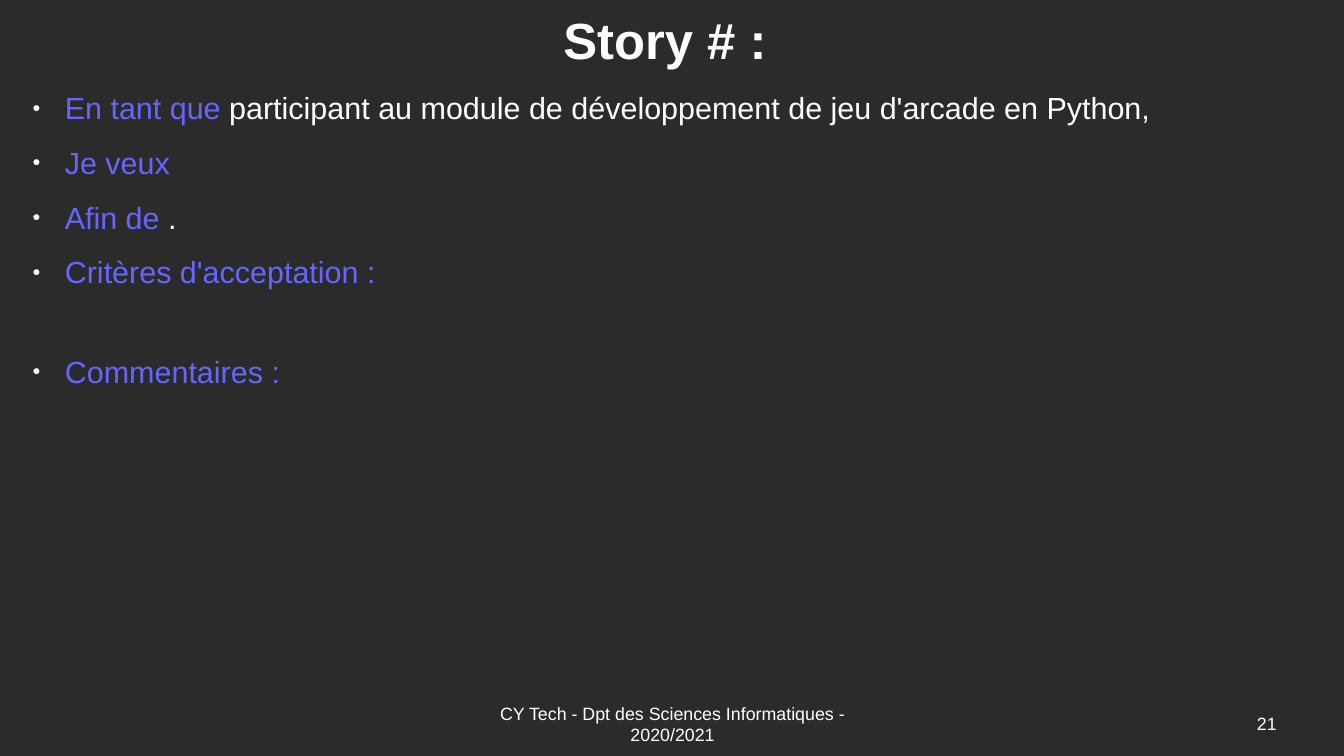
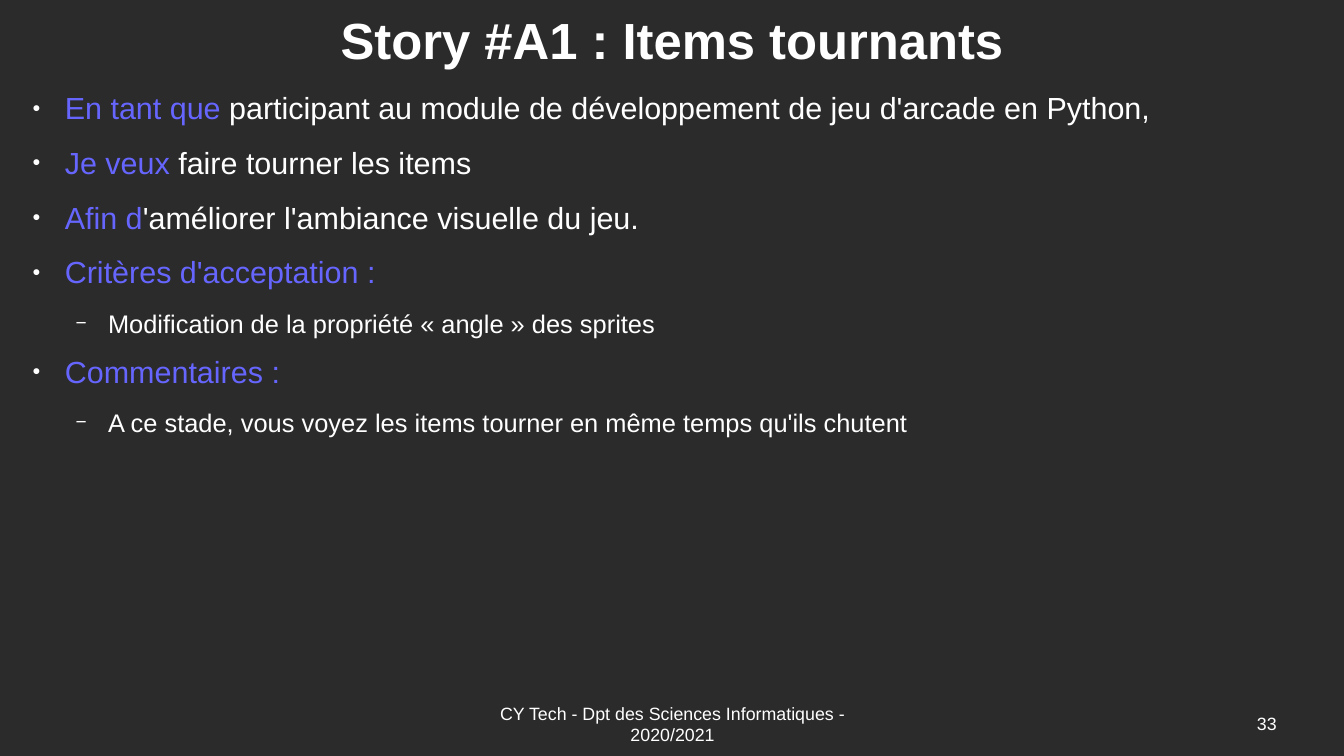
Before and after one commit to Romuald78/pyArcade, a slide deck: slide 33 of doc/UE_Libre_Jeu_Arcade_Stories.odp (slide 21 before the commit). Drawn at 1344x756 pixels with LibreOffice and Linux fonts; fonts in the diff are those of the drawing; background and template pictures are left out; a plain dark background stands for a picture behind light text. Boxes give left, top, right and bottom in pixels: in the first picture for what was removed or moved away, otherwise in the second. Text is boxed around its words. In the diff, an @@ line names an element or a change of style, - is before the commit and + after.

Commit message:
Story Documentation OK

```diff
--- a/doc/UE_Libre_Jeu_Arcade_Stories.odp
+++ b/doc/UE_Libre_Jeu_Arcade_Stories.odp
@@ title at bbox=[341, 23, 1003, 69]: text changed @@
-Story # :
+Story #A1 : Items tournants
@@ text at bbox=[65, 152, 639, 234]: text changed; text colour #6666FF to #FFFFFF @@
-● Je veux
-● Afin de .
+● Je veux faire tourner les items
+● Afin d'améliorer l'ambiance visuelle du jeu.
@@ text at bbox=[108, 314, 655, 338]: paragraph added @@
+  − Modification de la propriété « angle » des sprites
@@ text at bbox=[108, 413, 907, 437]: paragraph added @@
+  − A ce stade, vous voyez les items tourner en même temps qu'ils chutent
@@ page number at bbox=[1257, 717, 1277, 730]: text changed @@
-21
+33
```
Also in this commit, not shown: 13 other slides changed, 15 slides added, 3 other files.
